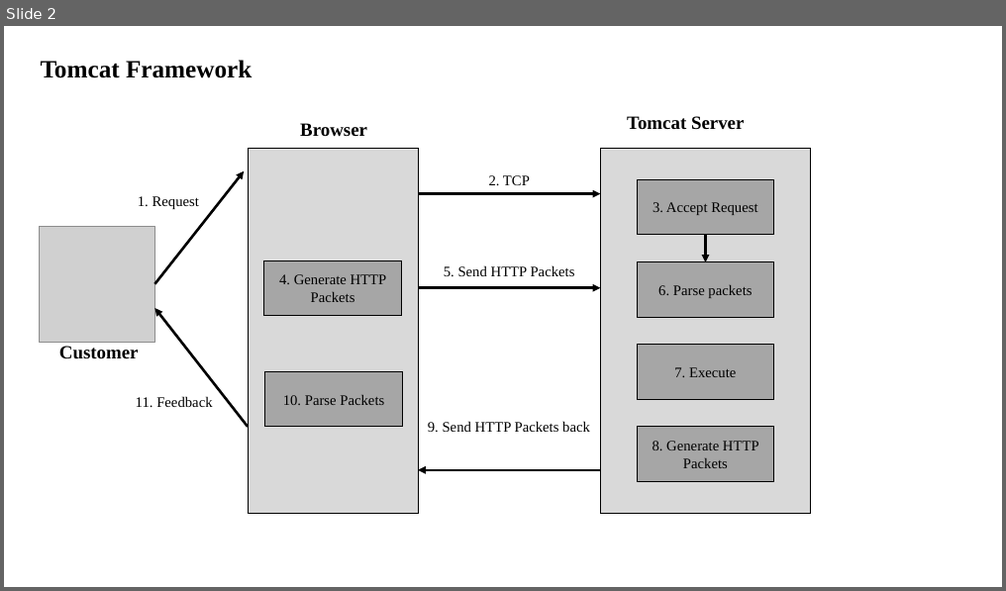
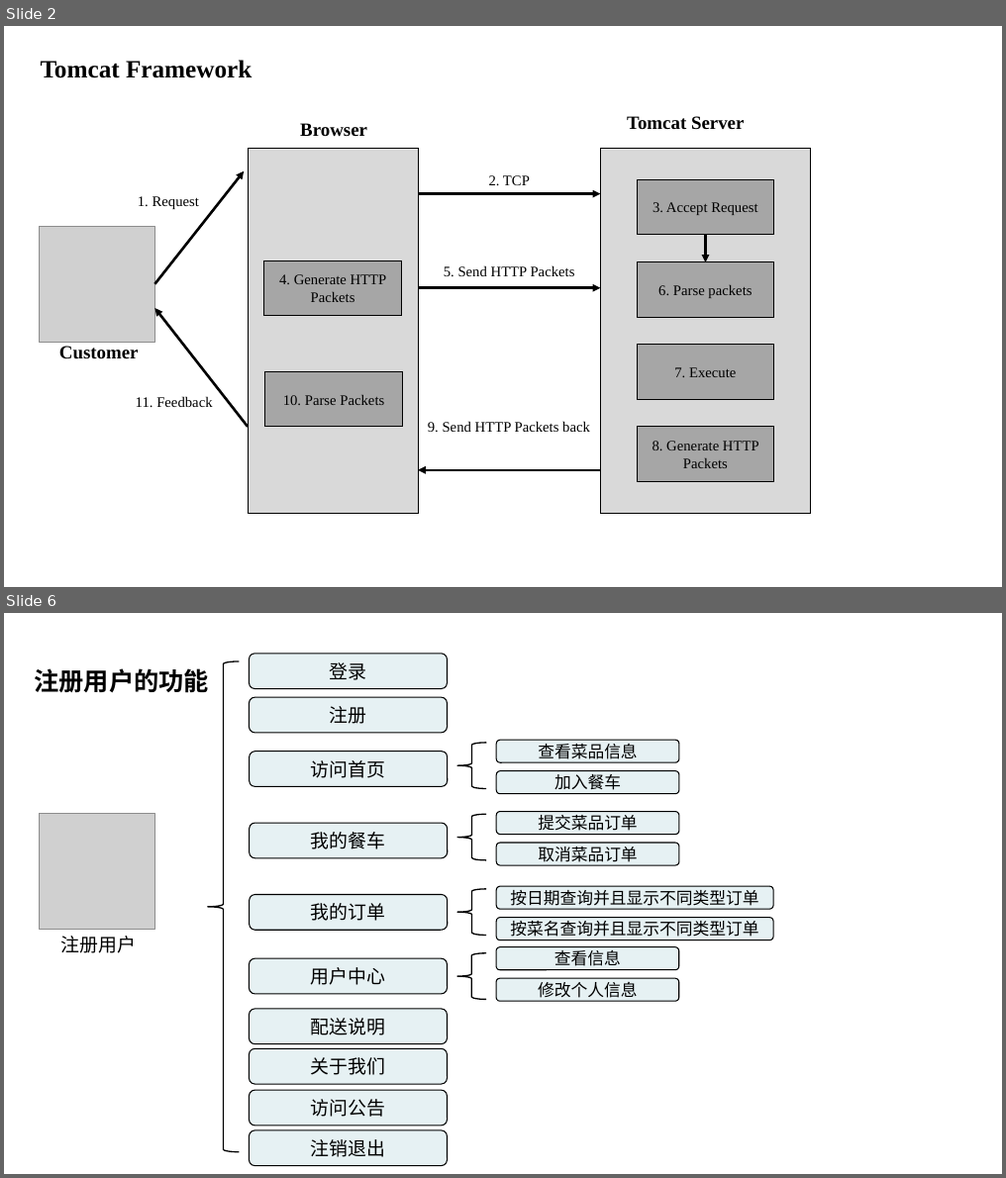
Before and after one commit to ueiheng/Restaurant_ordering_system, a slide deck: 绘图.pptx. Shown one above the other, each under a label of ours: slide 2 before the commit, slides 2 and 6 after it; the slides between them are not shown. The pictures are 1006x591 and 1006x1178 pixels, drawn with LibreOffice and Linux fonts; fonts in the diff are those of the drawing; grey boxes stand for pictures. Boxes give left, top, right and bottom in pixels: in the first picture for what was removed or moved away, otherwise in the second. Text is boxed around its words. In the diff, an @@ line names an element or a change of style, - is before the commit and + after.

```diff
--- a/绘图.pptx
+++ b/绘图.pptx
@@ slide 6 added at [4,613,1002,1174], background #FFFFFF @@
@@ text added at [35,668,209,693], 24 pt, text #000000, bold @@
+注册用户的功能
@@ right brace added at [208,662,239,1153], outline #000000 1.25 pt @@
@@ rounded rectangle added at [249,654,448,688], fill #E6F1F3, outline #000000 1 pt, 18 pt, text #000000 @@
+登录
@@ rounded rectangle added at [249,697,448,733], fill #E6F1F3, outline #000000 1 pt, 18 pt, text #000000 @@
+注册
@@ rounded rectangle added at [250,752,448,786], fill #E6F1F3, outline #000000 1 pt, 18 pt, text #000000 @@
+访问首页
@@ right brace added at [456,743,486,789], outline #000000 1.25 pt @@
@@ rounded rectangle added at [497,741,679,762], fill #E6F1F3, outline #000000 1 pt, 16 pt, text #000000 @@
+查看菜品信息
@@ rounded rectangle added at [497,771,679,793], fill #E6F1F3, outline #000000 1 pt, 16 pt, text #000000 @@
+加入餐车
@@ picture added at [39,813,154,929] @@
@@ right brace added at [456,814,486,861], outline #000000 1.25 pt @@
@@ rounded rectangle added at [497,811,679,834], fill #E6F1F3, outline #000000 1 pt, 16 pt, text #000000 @@
+提交菜品订单
@@ rounded rectangle added at [250,823,448,859], fill #E6F1F3, outline #000000 1 pt, 18 pt, text #000000 @@
+我的餐车
@@ rounded rectangle added at [497,843,679,865], fill #E6F1F3, outline #000000 1 pt, 16 pt, text #000000 @@
+取消菜品订单
@@ rounded rectangle added at [250,894,448,930], fill #E6F1F3, outline #000000 1 pt, 18 pt, text #000000 @@
+我的订单
@@ right brace added at [456,889,486,936], outline #000000 1.25 pt @@
@@ rounded rectangle added at [497,886,773,909], fill #E6F1F3, outline #000000 1 pt, 16 pt, text #000000 @@
+按日期查询并且显示不同类型订单
@@ text added at [61,936,137,954], 18 pt, text #000000 @@
+注册用户
@@ rounded rectangle added at [497,918,773,940], fill #E6F1F3, outline #000000 1 pt, 16 pt, text #000000 @@
+按菜名查询并且显示不同类型订单
@@ rounded rectangle added at [249,959,448,994], fill #E6F1F3, outline #000000 1 pt, 18 pt, text #000000 @@
+用户中心
@@ right brace added at [456,954,486,1000], outline #000000 1.25 pt @@
@@ rounded rectangle added at [497,948,679,970], fill #E6F1F3, outline #000000 1 pt, 16 pt, text #000000 @@
+查看信息
@@ rounded rectangle added at [497,978,679,1001], fill #E6F1F3, outline #000000 1 pt, 16 pt, text #000000 @@
+修改个人信息
@@ rounded rectangle added at [249,1009,448,1045], fill #E6F1F3, outline #000000 1 pt, 18 pt, text #000000 @@
+配送说明
@@ rounded rectangle added at [249,1049,448,1084], fill #E6F1F3, outline #000000 1 pt, 18 pt, text #000000 @@
+关于我们
@@ rounded rectangle added at [249,1090,448,1126], fill #E6F1F3, outline #000000 1 pt, 18 pt, text #000000 @@
+访问公告
@@ rounded rectangle added at [249,1131,448,1166], fill #E6F1F3, outline #000000 1 pt, 18 pt, text #000000 @@
+注销退出
```
Also in this commit, not shown: 1 slide changed, 2 other slides added, 23 other files.
